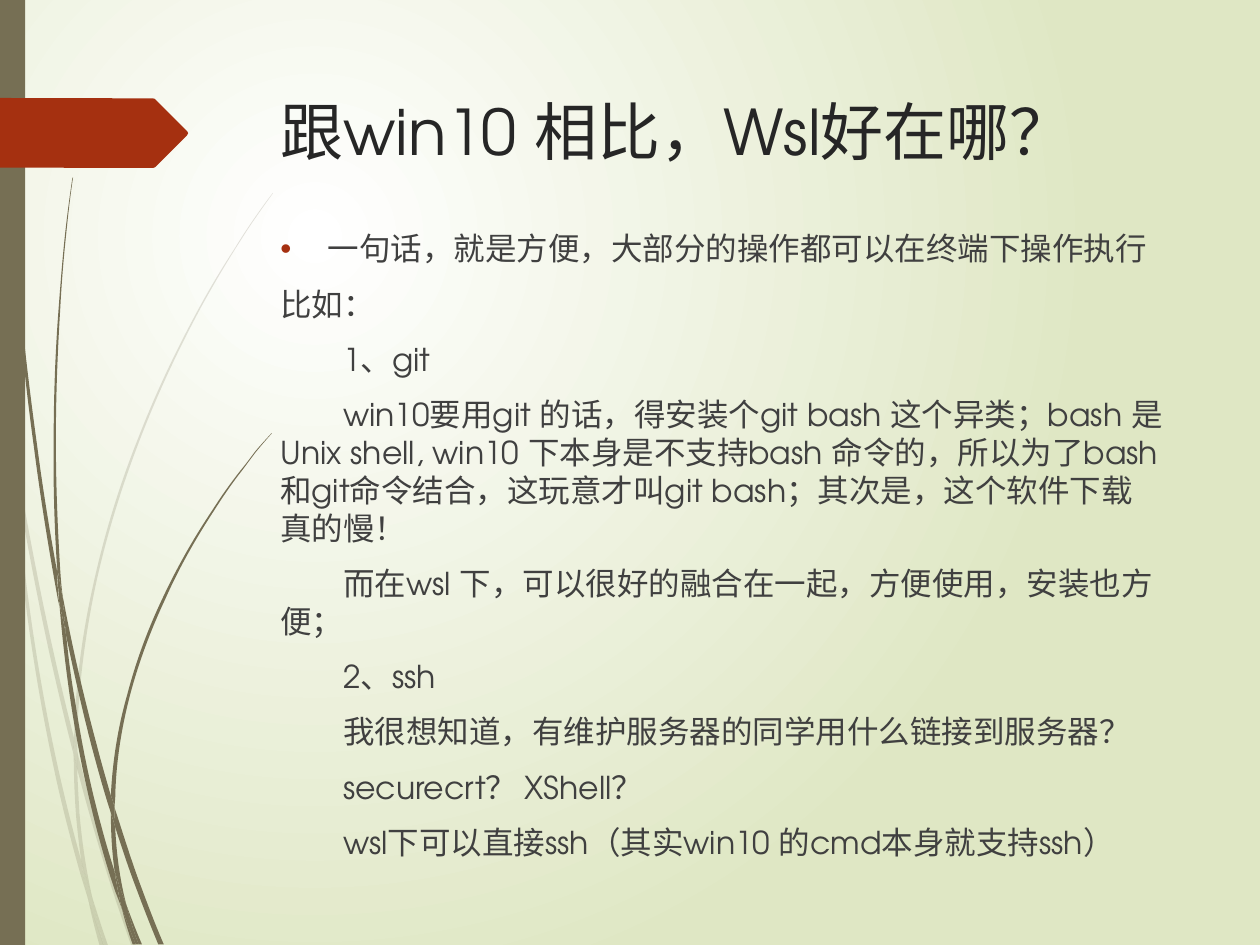
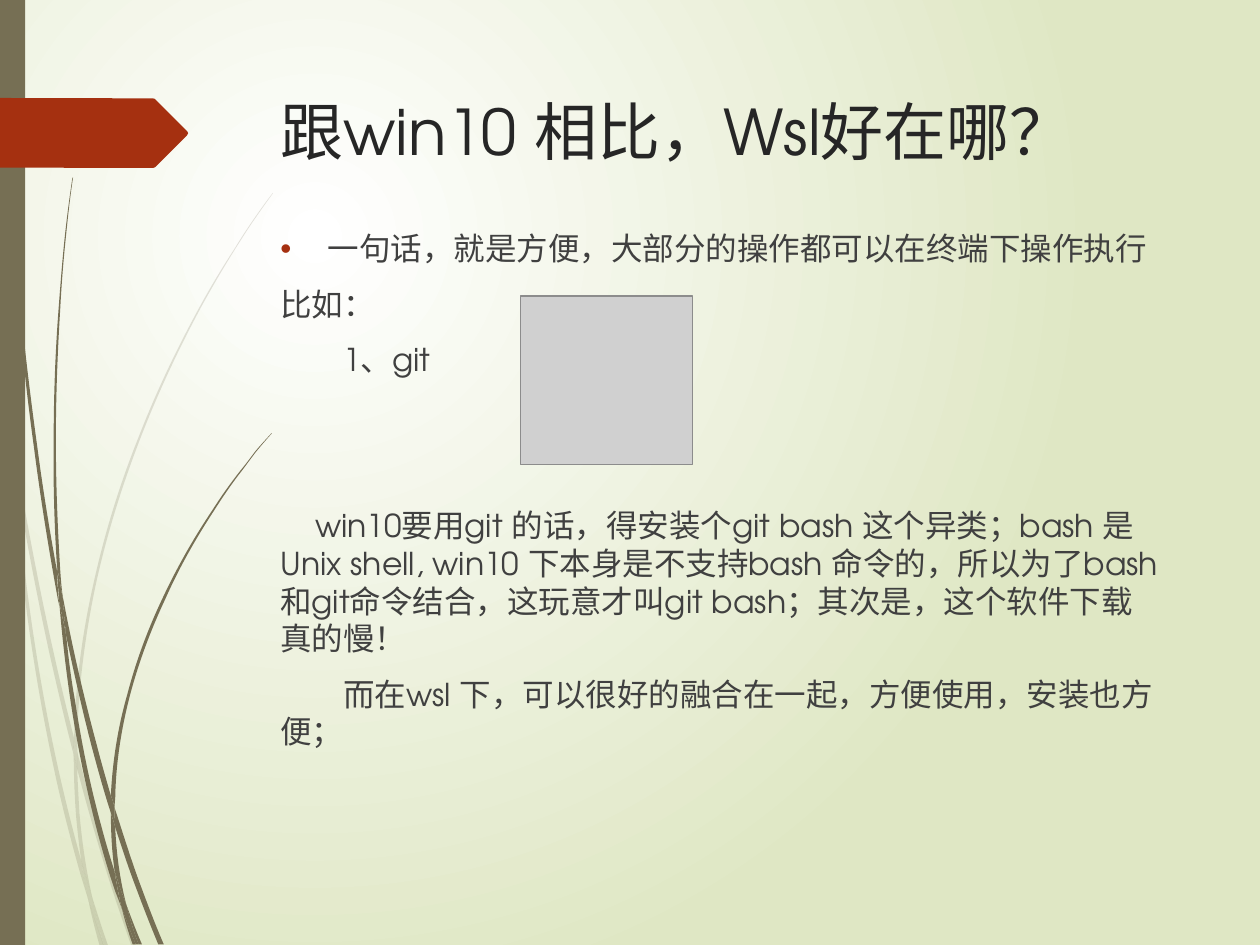
Before and after one commit to niming175/my-wsl-setting, a slide deck: slide 14 of web开发环境概述.pptx. Drawn at 1260x945 pixels with LibreOffice and Linux fonts; fonts in the diff are those of the drawing; grey boxes stand for pictures. Boxes give left, top, right and bottom in pixels: in the first picture for what was removed or moved away, otherwise in the second. Text is boxed around its words. In the diff, an @@ line names an element or a change of style, - is before the commit and + after.

```diff
--- a/web开发环境概述.pptx
+++ b/web开发环境概述.pptx
@@ picture added at (520,296,693,465) @@
@@ text at (343,664,1131,857): paragraphs removed @@
-2、ssh
-我很想知道，有维护服务器的同学用什么链接到服务器？
-securecrt？ XShell？
-wsl下可以直接ssh（其实win10 的cmd本身就支持ssh）
```
Also in this commit, not shown: 2 other slides changed, 5 slides added, 1 other file.
